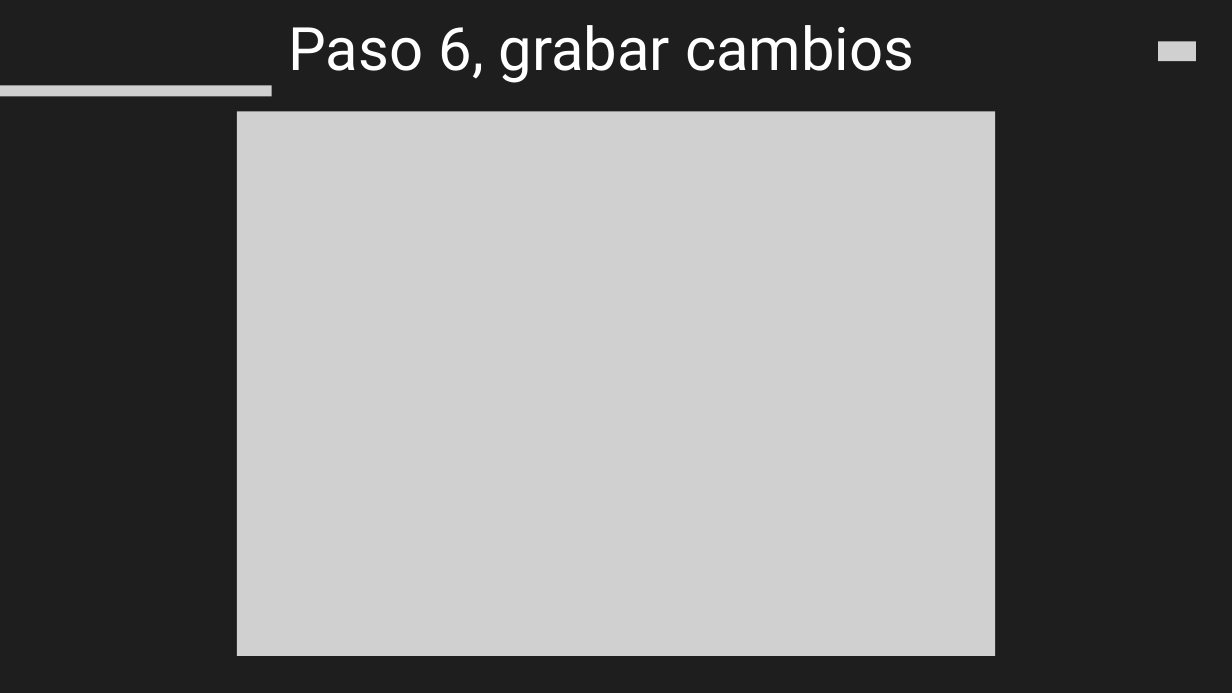
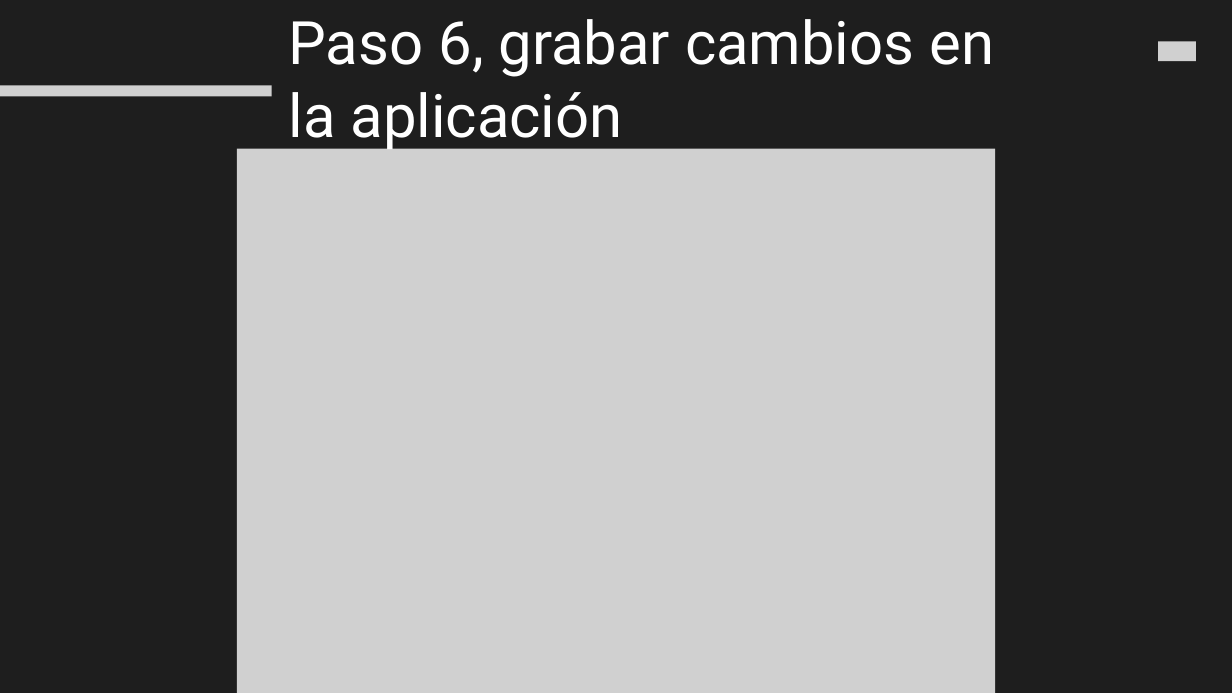
Before and after one commit to shimgen3/AvancesParaIunge, a slide deck: slide 13 of Files/ppt_Github.pptx (slide 9 before the commit). Drawn at 1232x693 pixels with LibreOffice and Linux fonts; fonts in the diff are those of the drawing; grey boxes stand for pictures; background and template pictures are left out. Boxes give left, top, right and bottom in pixels: in the first picture for what was removed or moved away, otherwise in the second. Text is boxed around its words. In the diff, an @@ line names an element or a change of style, - is before the commit and + after.

```diff
--- a/Files/ppt_Github.pptx
+++ b/Files/ppt_Github.pptx
@@ text at (289, 19, 994, 152): text changed @@
-Paso 6, grabar cambios
+Paso 6, grabar cambios en la aplicación
@@ picture: place and size @@
-picture at (237, 111, 995, 656)
+picture at (237, 148, 995, 693)
```
Also in this commit, not shown: 2 other slides changed, 8 slides added, 1 slide removed.
